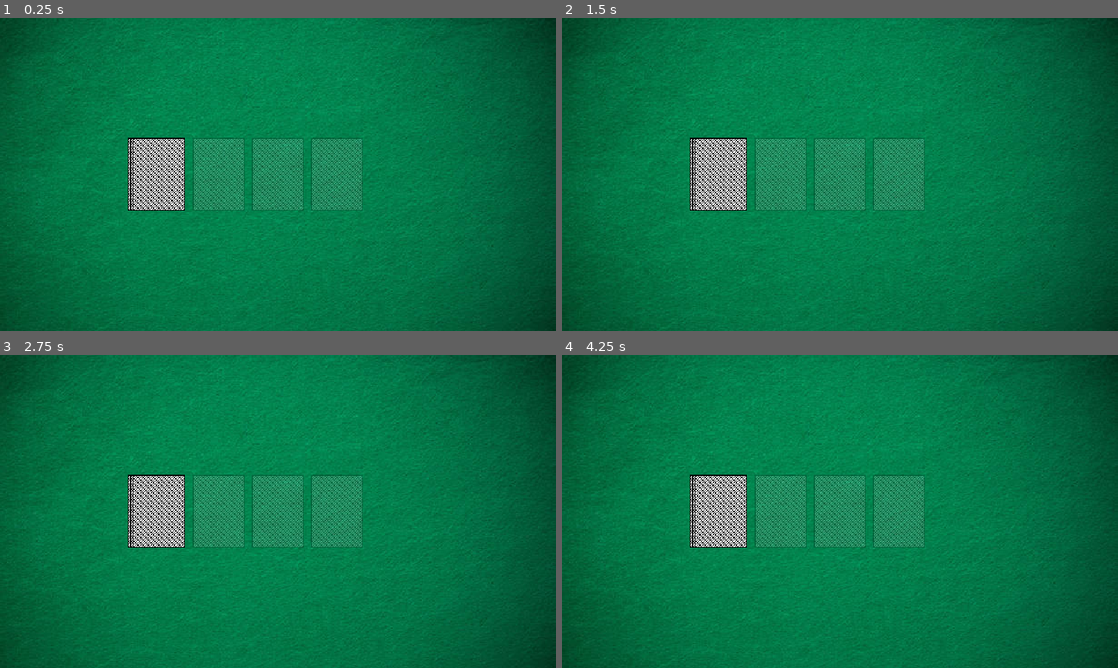
Above: before the commit, frames 1-4 (two rows, left to right).
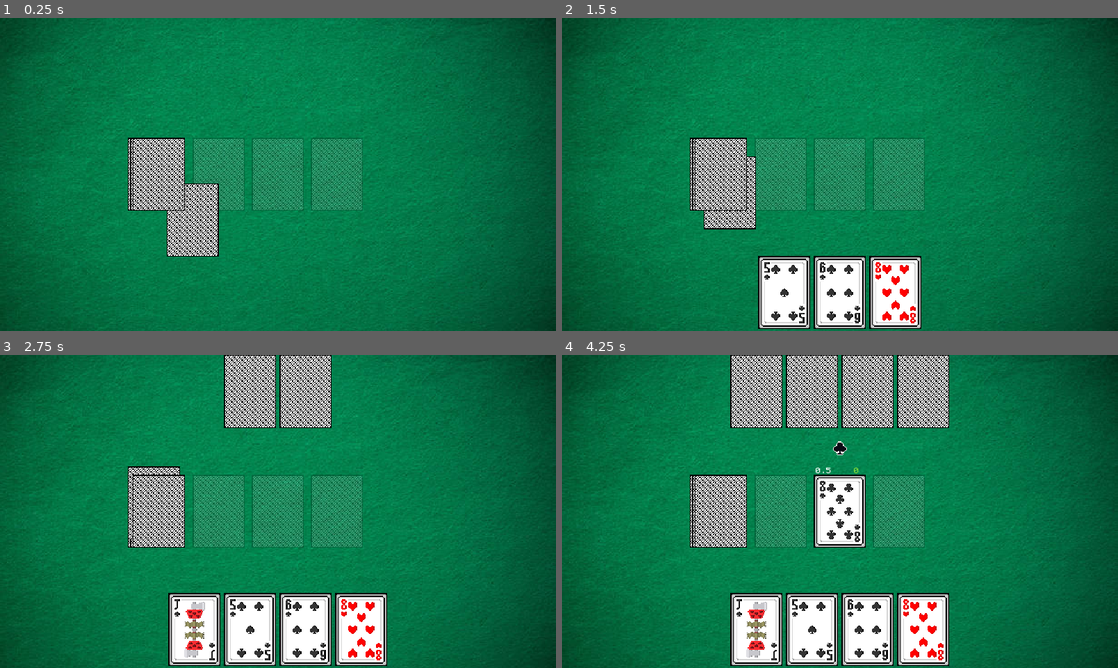
Above: after the commit, the same moments.

Repository: BananaHolograma/Veneno
Game: Godot game, scene res://scenes/playing_cards_table/playing_cards_table.tscn
Same seed, same stepped clock (60 frames per second), same inputs: the game is played once before the commit and once after it. The project has no main scene, so this scene is started directly.
Inputs:
- Up to frame 1 (0.25 s): no input
- Up to frame 2 (1.5 s): no input
- Up to frame 3 (2.75 s): no input
- Up to frame 4 (4.25 s): no input

The runs differ from the first frame. In frame 1, 1.9% of the frame differs, in the area x 30-40%, y 52-77%; in frame 2, 7.4%; in frame 3, 13%; in frame 4, 20%, in the area x 30-70%, y 0-100%.
Error before the commit: Invalid type in function 'add_players_to_table' in base 'Node (PlayingCardsTable)'. The array of argument 1 (Array) does not have the same element type as the …

Commit message:
pile slots now have information about the current player in turn to restrict drop cards in table

Diff:
--- a/autoload/DeckManager.gd
+++ b/autoload/DeckManager.gd
@@ -43,6 +43,25 @@
 	return {}
 
 
+func instantiate_french_playing_card(suit: String, value: String) -> PlayingCard:
+	suit = suit.to_lower()
+
+	var playing_card = playing_card_scene.instantiate() as PlayingCard
+
+	playing_card.name = value.capitalize() + suit.capitalize()
+
+	return playing_card.initialize({
+		"symbol_texture": load(base_french_card_white_path.format({"suit": suit, "value": value + "_" + suit})),
+		"selected_texture": load(base_french_card_path.format({"suit": suit, "value": value + "_" + suit})),
+		"back_texture": back_texture,
+		"suit": suit,
+		"symbol_value": value,
+		"current_value": FRENCH_TABLE_VALUES[value],
+		"table_value": FRENCH_TABLE_VALUES[value],
+		"is_poison": suit == POISON_SUIT.to_lower()
+	})
+
+
 func prepare_deck(deck: Dictionary) -> Array[PlayingCard]:
 	var deck_prepared: Array[PlayingCard] = []
 
@@ -62,20 +81,9 @@
 		POISON_SUIT = suit
 
 
-func instantiate_french_playing_card(suit: String, value: String) -> PlayingCard:
-	suit = suit.to_lower()
+func deck_has_all_cards(cards: Array[PlayingCard], type: TYPES_OF_DECK = TYPES_OF_DECK.FRENCH):
+	match(type):
+		TYPES_OF_DECK.FRENCH:
+			return cards.size() == NUMBER_OF_FRENCH_CARDS
 
-	var playing_card = playing_card_scene.instantiate() as PlayingCard
-
-	playing_card.name = value.capitalize() + suit.capitalize()
-
-	return playing_card.initialize({
-		"symbol_texture": load(base_french_card_white_path.format({"suit": suit, "value": value + "_" + suit})),
-		"selected_texture": load(base_french_card_path.format({"suit": suit, "value": value + "_" + suit})),
-		"back_texture": back_texture,
-		"suit": suit,
-		"symbol_value": value,
-		"current_value": FRENCH_TABLE_VALUES[value],
-		"table_value": FRENCH_TABLE_VALUES[value],
-		"is_poison": suit == POISON_SUIT.to_lower()
-	})
+	return false
--- a/scenes/deck/pile_slot.gd
+++ b/scenes/deck/pile_slot.gd
@@ -1,5 +1,4 @@
 class_name PileSlot extends TextureRect
-
 
 @onready var current_suit: String
 @onready var current_points: float = 0.0
@@ -14,6 +13,8 @@
 
 const suit_symbol_scene: PackedScene = preload("res://scenes/deck/suit_symbols/suit_symbol.tscn")
 
+var actual_player: Player
+
 func _ready():
 	modulate.a = 1.0
 	self_modulate.a = 0.2
@@ -27,10 +28,13 @@
 		poison_points_label.text = ""
 
 	GlobalGameEvents.pile_collected.connect(on_pile_collected)
+	GlobalGameEvents.turn_started.connect(on_turn_started)
 
 
 func _can_drop_data(_at_position, data):
-	return data.playing_card is PlayingCard and card_can_be_dropped_in_this_pile(data.playing_card)
+	return data.playing_card is PlayingCard \
+		and data.player == actual_player \
+		and card_can_be_dropped_in_this_pile(data.playing_card)
 
 
 func _drop_data(at_position, data):
@@ -38,7 +42,7 @@
 
 
 func drop_card_in_pile(player: Player, card: PlayingCard):
-	if card_can_be_dropped_in_this_pile(card):
+	if player == actual_player and card_can_be_dropped_in_this_pile(card):
 		if current_suit.is_empty() and not card.is_poison:
 			show_suit_symbol(card.suit)
 
@@ -128,6 +132,10 @@
 			child.queue_free()
 
 
-func on_pile_collected(player: Player, cards: Array[PlayingCard], pile: PileSlot):
+func on_pile_collected(player: Player, cards: Array[PlayingCard], pile: PileSlot) -> void:
 	player.collect_cards(cards_in_pile)
 	reset_pile()
+
+
+func on_turn_started(player: Player) -> void:
+	actual_player = player
--- a/scenes/playing_cards_table/deck_placeholder.gd
+++ b/scenes/playing_cards_table/deck_placeholder.gd
@@ -18,8 +18,7 @@
 
 	# Edge case when all the cards in the first deal are poison
 	while cards.is_empty() or all_cards_are_poison(cards):
-		if CURRENT_DECK.size() < GlobalDeckManager.NUMBER_OF_FRENCH_CARDS:
-			CURRENT_DECK.append_array(cards)
+		CURRENT_DECK.append_array(cards)
 
 		for _i in amount:
 			cards.append(pick_card_from_deck(player))
--- a/scenes/playing_cards_table/playing_cards_table.gd
+++ b/scenes/playing_cards_table/playing_cards_table.gd
@@ -31,7 +31,7 @@
 		 {"username": "robot", "human": false},
 #		{"username": "robot2", "human": false},
 #		{"username": "robot3", "human": false},
-	],
+	] as Array[Dictionary],
 		"poison_suit": "hearts",
 		"rounds": 2
 	}
@@ -73,7 +73,6 @@
 	for player in players.slice(0, MAX_NUMBER_OF_PLAYERS):
 		var zone = card_zones[player_position]
 		player["table_position"] = player_position
-
 
 		card_zone_positions[player["username"]] = {
 			"zone": zone ,
@@ -117,7 +116,7 @@
 			slot.size = card.symbol_texture.get_rect().size
 			slot.playing_card = card
 			slot.player = player
-			slot.visible = false
+			slot.visible = card.dealed
 
 			player_card_zone["zone"].add_child(slot)
 
